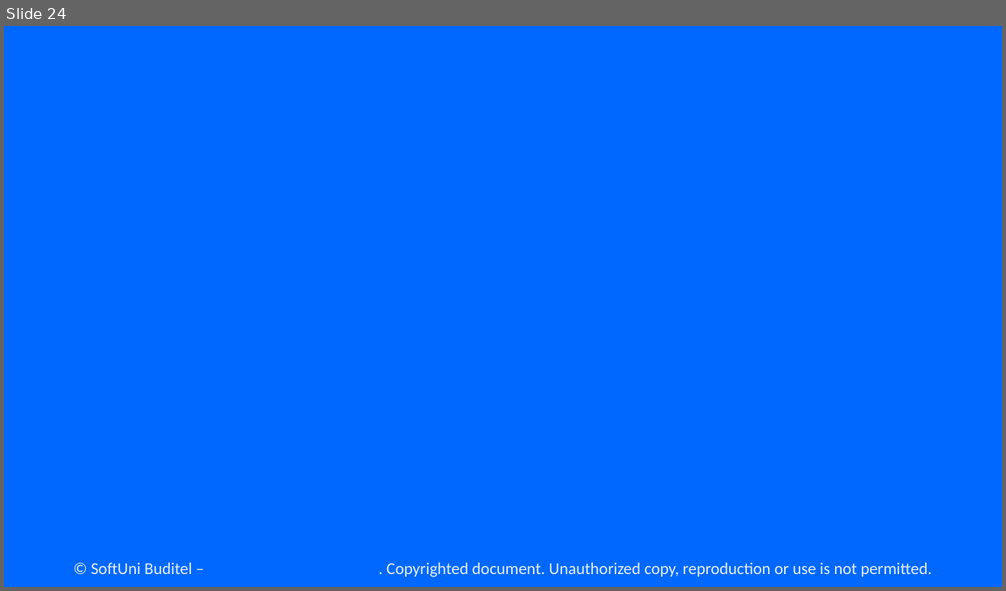
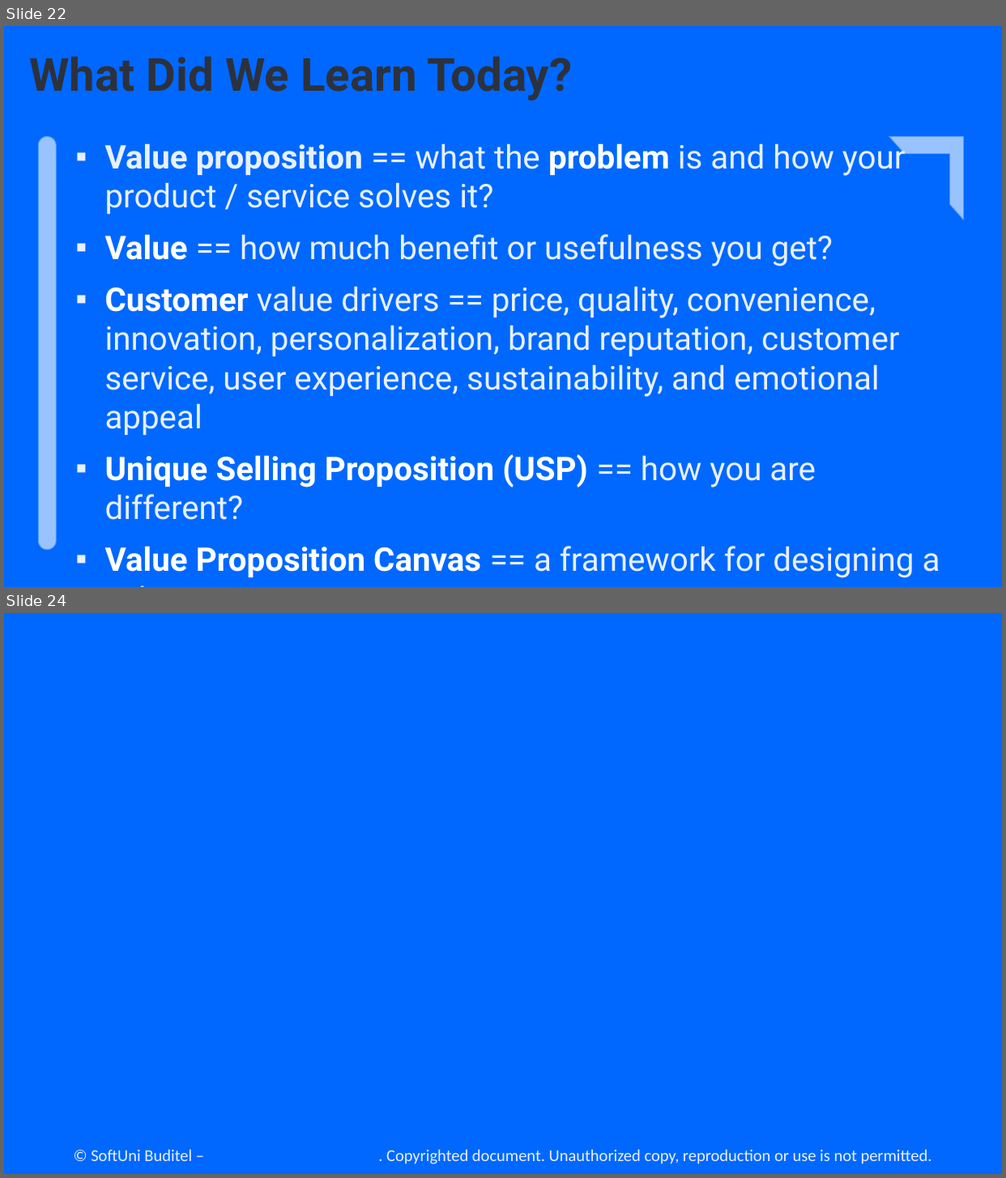
Before and after one commit to SoftUni/SoftUni-Course-Converter, a slide deck: Document-Templates/SoftUni-BUDITEL-PowerPoint-Template-EN-Apr-2024.pptx. Shown one above the other, each under a label of ours: slide 24 before the commit, slides 22 and 24 after it; the slides between them are not shown. The pictures are 1006x591 and 1006x1178 pixels, drawn with LibreOffice and Linux fonts; fonts in the diff are those of the drawing; background and template pictures are left out. Boxes give left, top, right and bottom in pixels: in the first picture for what was removed or moved away, otherwise in the second. Text is boxed around its words. In the diff, an @@ line names an element or a change of style, - is before the commit and + after.

```diff
--- a/Document-Templates/SoftUni-BUDITEL-PowerPoint-Template-EN-Apr-2024.pptx
+++ b/Document-Templates/SoftUni-BUDITEL-PowerPoint-Template-EN-Apr-2024.pptx
@@ slide 22 added at <box>4,26,1002,587</box>, background picture (left out) @@
@@ title added at <box>29,56,572,101</box>, 44 pt, text #2D313B, bold @@
+What Did We Learn Today?
@@ rounded rectangle added at <box>22,118,981,565</box>, fill #0068FF, outline #0068FF 0.75 pt @@
@@ rounded rectangle added at <box>39,137,57,550</box>, fill #99C3FF, outline #4E9BF8 0.75 pt @@
@@ text added at <box>105,139,940,578</box>, 31.4 pt, text #E7F0FF @@
+▪ Value proposition == what the problem is and how your product / service solves it?
+▪ Value == how much benefit or usefulness you get?
+▪ Customer value drivers == price, quality, convenience, innovation, personalization, brand reputation, customer service, user experience, sustainability, and emotional appeal
+▪ Unique Selling Proposition (USP) == how you are different?
+▪ Value Proposition Canvas == a framework for designing a value proposition
@@ half frame added at <box>889,137,963,220</box>, fill #99C3FF, outline #4E9BF8 0.75 pt @@
```
Also in this commit, not shown: 13 slides changed, 1 slide removed, 1 other file.
